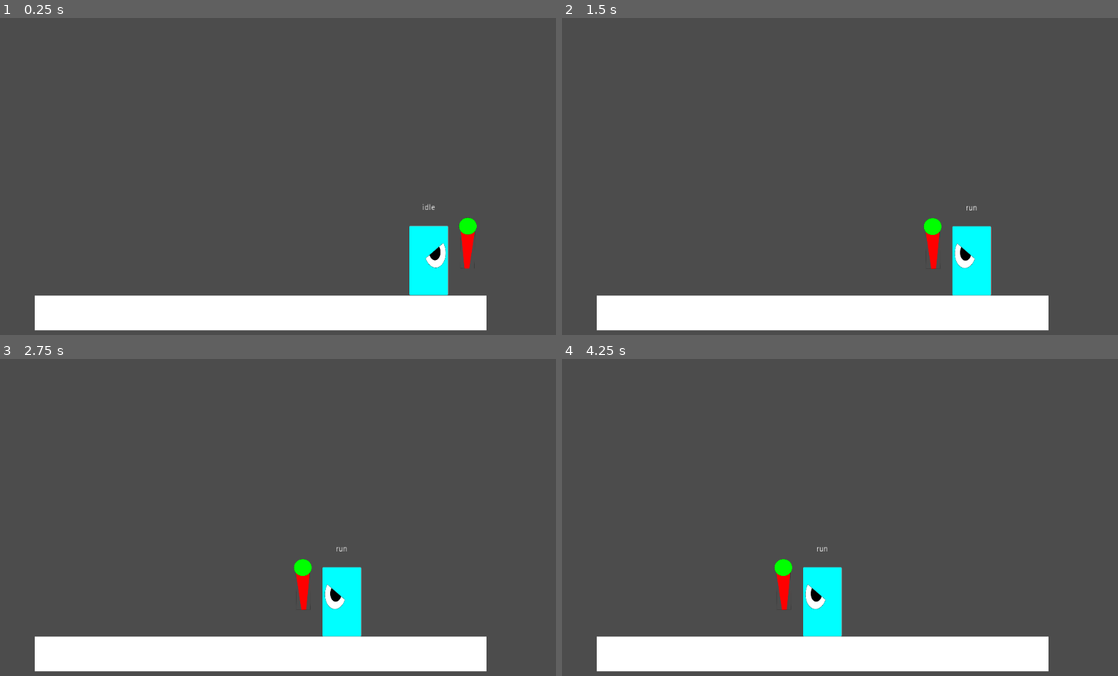
Above: before the commit, frames 1-4 (two rows, left to right).
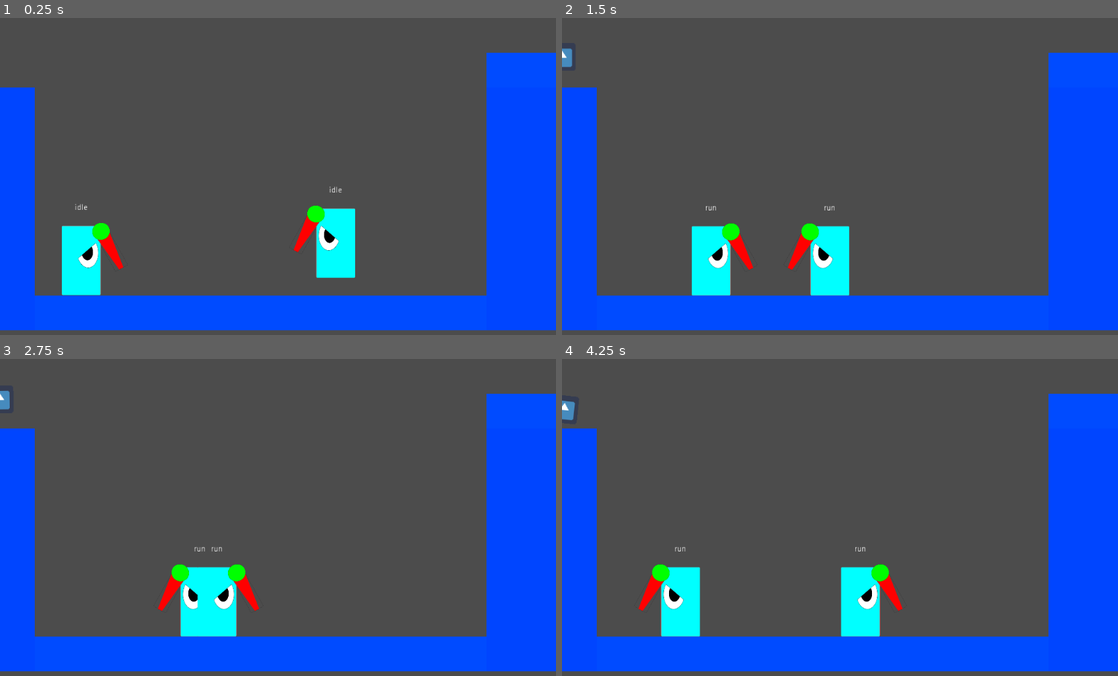
Above: after the commit, the same moments.

Repository: MellowM00se/Godot_Game_Jam
Game: Godot game, scene res://Scenes/level.tscn
Two runs of this game, one before a commit and one after it. Both use one fixed random seed, a clock stepped at 60 frames per second and the inputs below. The project has no main scene, so this scene is started directly. The engine's default icon, where the game draws it, is replaced by a stand-in: a white triangle on a blue panel in a dark square.
Inputs:
- Up to frame 1 (0.25 s): no input
- Up to frame 2 (1.5 s): hold Right (move_right) from 0.53 s (still down); tap Space (jump) at 0.77 s
- Up to frame 3 (2.75 s): tap Space (jump) at 1.52 s; release Right (move_right) at 2.03 s; hold Left (move_left) from 2.03 s (still down)
- Up to frame 4 (4.25 s): release Left (move_left) at 2.78 s; hold Right (move_right) from 2.78 s (still down); tap Space (jump) at 3.02, 3.77 s

The runs differ from the first frame. In frame 1, 30% of the frame differs, in the area x 0-100%, y 10-99%; in frame 2, 31%, in the area x 0-100%, y 9-99%; in frame 3, 30%; in frame 4, 30%.

Commit message:
melee enemy cont

Diff:
--- a/Scenes/level.tscn
+++ b/Scenes/level.tscn
@@ -1,20 +1,84 @@
-[gd_scene load_steps=2 format=2]
+[gd_scene load_steps=5 format=2]
 
 [ext_resource path="res://Scenes/meleeEnemy.tscn" type="PackedScene" id=1]
+[ext_resource path="res://icon.png" type="Texture" id=2]
+
+[sub_resource type="PhysicsMaterial" id=1]
+bounce = 0.5
+
+[sub_resource type="RectangleShape2D" id=2]
+extents = Vector2( 32, 32 )
 
 [node name="level" type="Node2D"]
 scale = Vector2( 0.5, 0.5 )
 
-[node name="floor" type="StaticBody2D" parent="."]
+[node name="meleeEnemy" parent="." instance=ExtResource( 1 )]
+position = Vector2( 1280, 800 )
+
+[node name="meleeEnemy2" parent="." instance=ExtResource( 1 )]
+position = Vector2( 256, 864 )
+
+[node name="meleeEnemy3" parent="." instance=ExtResource( 1 )]
+position = Vector2( 2592, 0 )
+
+[node name="RigidBody2D" type="RigidBody2D" parent="." groups=[
+"player",
+]]
+position = Vector2( 0, -64 )
+mass = 1.0102
+physics_material_override = SubResource( 1 )
+
+[node name="Sprite" type="Sprite" parent="RigidBody2D"]
+texture = ExtResource( 2 )
+
+[node name="CollisionShape2D" type="CollisionShape2D" parent="RigidBody2D"]
+shape = SubResource( 2 )
+
+[node name="floor" type="Node2D" parent="."]
+
+[node name="floor" type="StaticBody2D" parent="floor"]
 position = Vector2( 0, 512 )
 collision_layer = 8
 collision_mask = 15
 
-[node name="Polygon2D" type="Polygon2D" parent="floor"]
+[node name="Polygon2D" type="Polygon2D" parent="floor/floor"]
+color = Color( 0, 0.298039, 1, 1 )
 polygon = PoolVector2Array( 128, 512, 128, 608, 128, 640, 1792, 640, 1792, 512 )
 
-[node name="CollisionPolygon2D" type="CollisionPolygon2D" parent="floor"]
+[node name="CollisionPolygon2D" type="CollisionPolygon2D" parent="floor/floor"]
 polygon = PoolVector2Array( 128, 512, 1792, 512, 1792, 640, 128, 640 )
 
-[node name="meleeEnemy" parent="." instance=ExtResource( 1 )]
-position = Vector2( 1536, 864 )
+[node name="floor2" type="StaticBody2D" parent="floor"]
+collision_layer = 8
+collision_mask = 15
+
+[node name="Polygon2D" type="Polygon2D" parent="floor/floor2"]
+color = Color( 0, 0.27451, 1, 1 )
+polygon = PoolVector2Array( 1792, 1024, 1792, 1152, 2048, 1152, 2048, 1152, 2048, 256, 1792, 256 )
+
+[node name="CollisionPolygon2D" type="CollisionPolygon2D" parent="floor/floor2"]
+polygon = PoolVector2Array( 1792, 1152, 2048, 1152, 2048, 256, 1792, 256 )
+
+[node name="floor4" type="StaticBody2D" parent="floor"]
+position = Vector2( 1664, -384 )
+collision_layer = 8
+collision_mask = 15
+
+[node name="Polygon2D" type="Polygon2D" parent="floor/floor4"]
+color = Color( 0, 0.298039, 1, 1 )
+polygon = PoolVector2Array( 128, 512, 128, 608, 128, 640, 1792, 640, 1792, 512 )
+
+[node name="CollisionPolygon2D" type="CollisionPolygon2D" parent="floor/floor4"]
+polygon = PoolVector2Array( 128, 512, 1792, 512, 1792, 640, 128, 640 )
+
+[node name="floor3" type="StaticBody2D" parent="floor"]
+position = Vector2( -1920, 0 )
+collision_layer = 8
+collision_mask = 15
+
+[node name="Polygon2D" type="Polygon2D" parent="floor/floor3"]
+color = Color( 0, 0.27451, 1, 1 )
+polygon = PoolVector2Array( 1792, 1024, 1792, 1152, 2048, 1152, 2048, 1152, 2048, 256, 1792, 256 )
+
+[node name="CollisionPolygon2D" type="CollisionPolygon2D" parent="floor/floor3"]
+polygon = PoolVector2Array( 1792, 1152, 2048, 1152, 2048, 256, 1792, 256 )
--- a/Scenes/meleeEnemy.tscn
+++ b/Scenes/meleeEnemy.tscn
@@ -7,6 +7,65 @@
 
 [sub_resource type="RectangleShape2D" id=1]
 extents = Vector2( 64, 80 )
+
+[sub_resource type="RectangleShape2D" id=3]
+extents = Vector2( 64, 96 )
+
+[sub_resource type="Animation" id=2]
+resource_name = "attack"
+length = 0.3
+tracks/0/type = "value"
+tracks/0/path = NodePath("pivot/weapon:rotation_degrees")
+tracks/0/interp = 1
+tracks/0/loop_wrap = true
+tracks/0/imported = false
+tracks/0/enabled = true
+tracks/0/keys = {
+"times": PoolRealArray( 0, 0.2, 0.3 ),
+"transitions": PoolRealArray( 1, 1, 1 ),
+"update": 0,
+"values": [ -30.0, -30.0, 120.0 ]
+}
+tracks/1/type = "value"
+tracks/1/path = NodePath("pivot/attackBox/CollisionShape2D:disabled")
+tracks/1/interp = 1
+tracks/1/loop_wrap = true
+tracks/1/imported = false
+tracks/1/enabled = true
+tracks/1/keys = {
+"times": PoolRealArray( 0, 0.2, 0.3 ),
+"transitions": PoolRealArray( 1, 1, 1 ),
+"update": 1,
+"values": [ true, false, true ]
+}
+
+[sub_resource type="Animation" id=4]
+resource_name = "idle"
+length = 0.2
+tracks/0/type = "value"
+tracks/0/path = NodePath("pivot/weapon:rotation_degrees")
+tracks/0/interp = 1
+tracks/0/loop_wrap = true
+tracks/0/imported = false
+tracks/0/enabled = true
+tracks/0/keys = {
+"times": PoolRealArray( 0 ),
+"transitions": PoolRealArray( 1 ),
+"update": 0,
+"values": [ -30.0 ]
+}
+tracks/1/type = "value"
+tracks/1/path = NodePath("pivot/attackBox/CollisionShape2D:disabled")
+tracks/1/interp = 1
+tracks/1/loop_wrap = true
+tracks/1/imported = false
+tracks/1/enabled = true
+tracks/1/keys = {
+"times": PoolRealArray( 0 ),
+"transitions": PoolRealArray( 1 ),
+"update": 1,
+"values": [ true ]
+}
 
 [node name="meleeEnemy" type="KinematicBody2D"]
 collision_layer = 2
@@ -51,6 +110,37 @@
 [node name="pivot" type="Position2D" parent="."]
 
 [node name="weapon" type="Sprite" parent="pivot"]
-position = Vector2( 144, -64 )
+position = Vector2( 144, 16 )
+rotation = -0.523598
 scale = Vector2( 0.661616, 0.672043 )
 texture = ExtResource( 4 )
+offset = Vector2( 0, -119.04 )
+
+[node name="detectorPlayer" type="Area2D" parent="pivot"]
+position = Vector2( 176, 32 )
+
+[node name="CollisionShape2D" type="CollisionShape2D" parent="pivot/detectorPlayer"]
+shape = SubResource( 3 )
+
+[node name="attackBox" type="Area2D" parent="pivot"]
+position = Vector2( 176, 32 )
+
+[node name="CollisionShape2D" type="CollisionShape2D" parent="pivot/attackBox"]
+shape = SubResource( 3 )
+disabled = true
+
+[node name="AnimationPlayer" type="AnimationPlayer" parent="."]
+anims/attack = SubResource( 2 )
+anims/idle = SubResource( 4 )
+
+[node name="rightWall" type="RayCast2D" parent="."]
+enabled = true
+cast_to = Vector2( 200, 0 )
+collision_mask = 8
+
+[node name="leftWall" type="RayCast2D" parent="."]
+enabled = true
+cast_to = Vector2( -200, 0 )
+collision_mask = 8
+[connection signal="body_entered" from="pivot/detectorPlayer" to="." method="_on_detectorPlayer_body_entered"]
+[connection signal="body_exited" from="pivot/detectorPlayer" to="." method="_on_detectorPlayer_body_exited"]
--- a/Scripts/Enemies/meleeEnemy.gd
+++ b/Scripts/Enemies/meleeEnemy.gd
@@ -8,7 +8,7 @@
 
 var hurt = false
 var playerDetected = false
-var can_attcak = true
+var can_attack = true
 var direction =  1
 var motion = Vector2()
 
@@ -31,7 +31,9 @@
 		1:
 
 			$Label.text = "run"
+		2:
 
+			$Label.text = "attack"
 
 
 
@@ -44,6 +46,8 @@
 	motion.y += gravity
 
 
+
+
 func applyMovement():
 
 
@@ -52,6 +56,14 @@
 		$Sprite.flip_h = true
 		$pivot.scale.x = -1
 	elif not $leftRay.is_colliding():
+		direction = 1
+		$Sprite.flip_h = false
+		$pivot.scale.x = 1
+	elif $rightWall.is_colliding():
+		direction = -1
+		$Sprite.flip_h = true
+		$pivot.scale.x = -1
+	elif $leftWall.is_colliding():
 		direction = 1
 		$Sprite.flip_h = false
 		$pivot.scale.x = 1
@@ -69,3 +81,19 @@
 
 
 	motion.x  = 0
+
+
+func _on_detectorPlayer_body_entered(body):
+
+	var groups = body.get_groups()
+
+	if groups.has("player"):
+		playerDetected = true
+
+
+func _on_detectorPlayer_body_exited(body):
+
+	var groups = body.get_groups()
+
+	if groups.has("player"):
+		playerDetected = false
--- a/stateMachine.gd
+++ b/stateMachine.gd
@@ -39,7 +39,7 @@
 			if parent.is_on_floor():
 				if parent.hurt:
 					return states.hurt
-				elif parent.playerDetected and parent.can_attack:
+				elif parent.playerDetected :
 					return states.attack
 				elif parent.motion.x != 0:
 					return states.run
@@ -47,12 +47,12 @@
 			if parent.is_on_floor():
 				if parent.hurt:
 					return states.hurt
-				elif parent.playerDetected and parent.can_attack:
+				elif parent.playerDetected :
 					return states.attack
 				elif parent.motion.x == 0:
 					return states.idle
 		states.attack:
-			if not parent.playerDectected or not parent.can_attack:
+			if not parent.playerDetected :
 				return states.idle
 		states.hurt:
 			if not parent.hurt:
@@ -61,6 +61,14 @@
 			pass
 
 func _enter_state(new_state, old_state):
+
+	match new_state:
+		states.idle:
+			parent.get_node("AnimationPlayer").play("idle")
+		states.attack:
+			parent.get_node("AnimationPlayer").play("attack")
+		states.run:
+			parent.get_node("AnimationPlayer").play("idle")
 	pass
 
 
Not shown: 1 places in Scenes/meleeEnemy.tscn that only renumber resources
